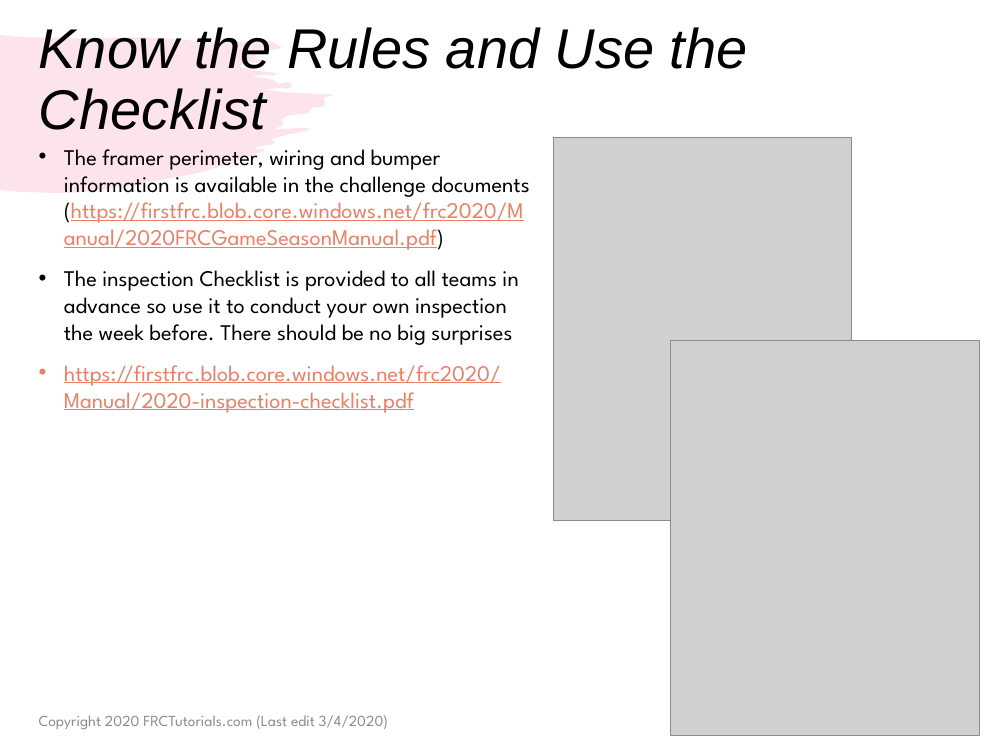
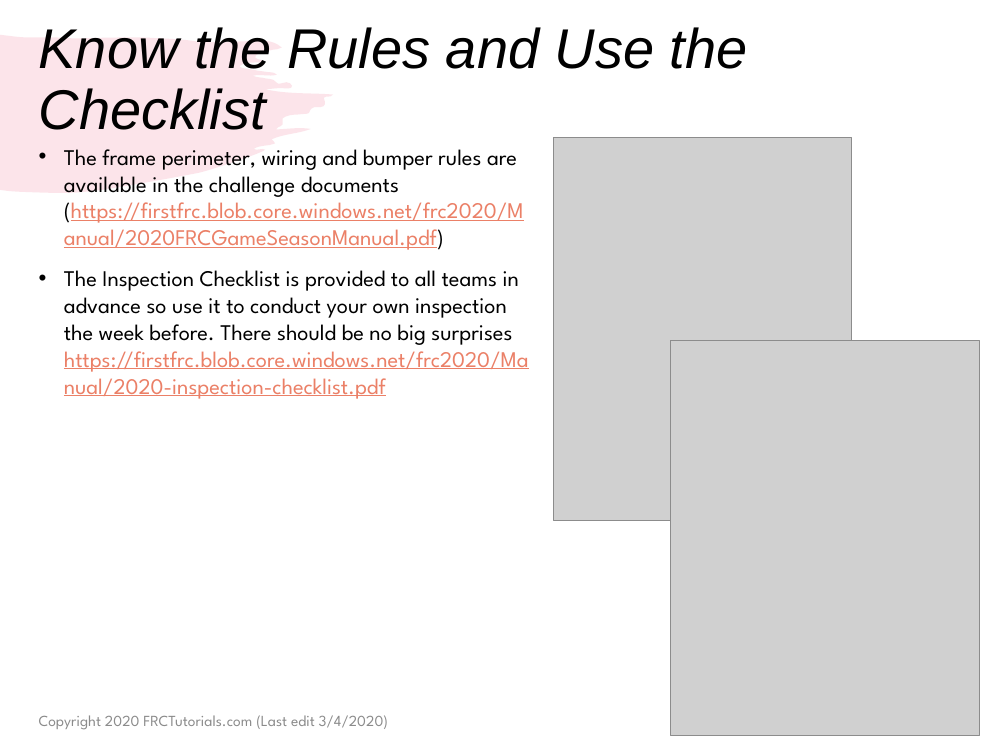
Before and after one commit to droidsrobotics/FRC-Tutorials, a slide deck: slide 3 of translations/en-us/Robot/Inspection.pptx. Drawn at 1008x756 pixels with LibreOffice and Linux fonts; fonts in the diff are those of the drawing; grey boxes stand for pictures. Boxes give left, top, right and bottom in pixels: in the first picture for what was removed or moved away, otherwise in the second. Text is boxed around its words. In the diff, an @@ line names an element or a change of style, - is before the commit and + after.

Commit message:
First set of lessons uploaded

```diff
--- a/translations/en-us/Robot/Inspection.pptx
+++ b/translations/en-us/Robot/Inspection.pptx
@@ text at <box>64,149,529,399</box>: text changed @@
-• The framer perimeter, wiring and bumper information is available in the challenge documents (https://firstfrc.blob.core.windows.net/frc2020/Manual/2020FRCGameSeasonManual.pdf)
-• The inspection Checklist is provided to all teams in advance so use it to conduct your own inspection the week before. There should be no big surprises
-• https://firstfrc.blob.core.windows.net/frc2020/Manual/2020-inspection-checklist.pdf
+• The frame perimeter, wiring and bumper rules are available in the challenge documents (https://firstfrc.blob.core.windows.net/frc2020/Manual/2020FRCGameSeasonManual.pdf)
+• The Inspection Checklist is provided to all teams in advance so use it to conduct your own inspection the week before. There should be no big surprises https://firstfrc.blob.core.windows.net/frc2020/Manual/2020-inspection-checklist.pdf
```
Also in this commit, not shown: 2 other slides changed, 25 other files.
